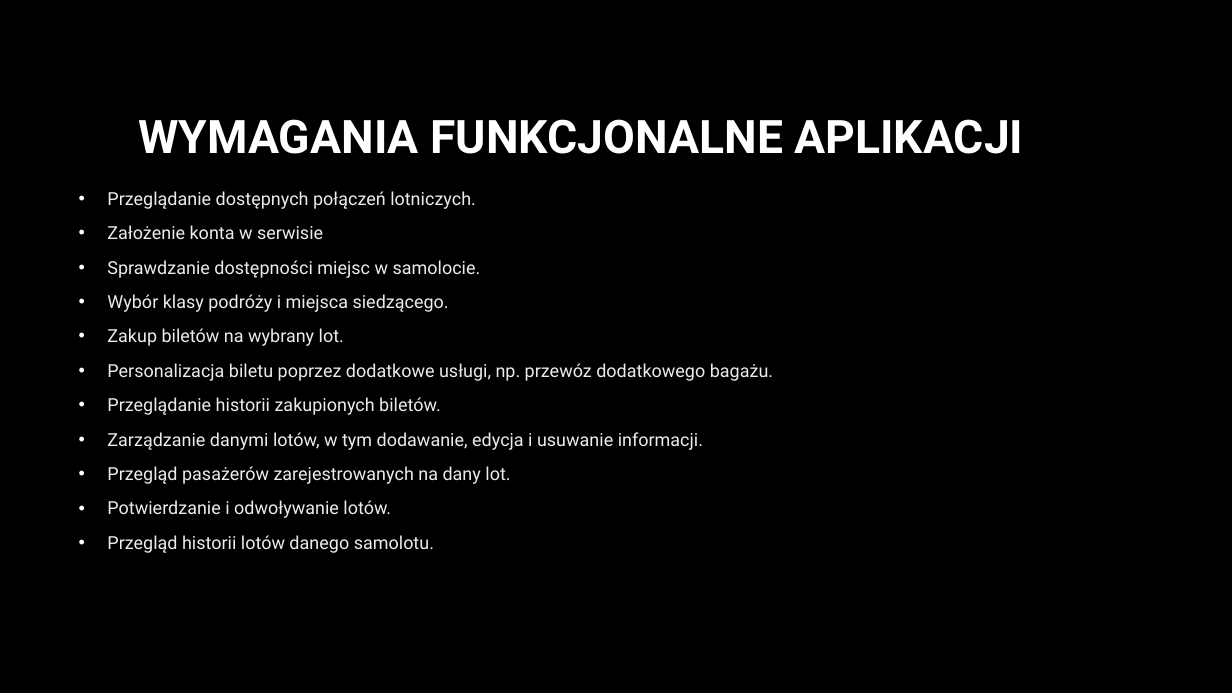
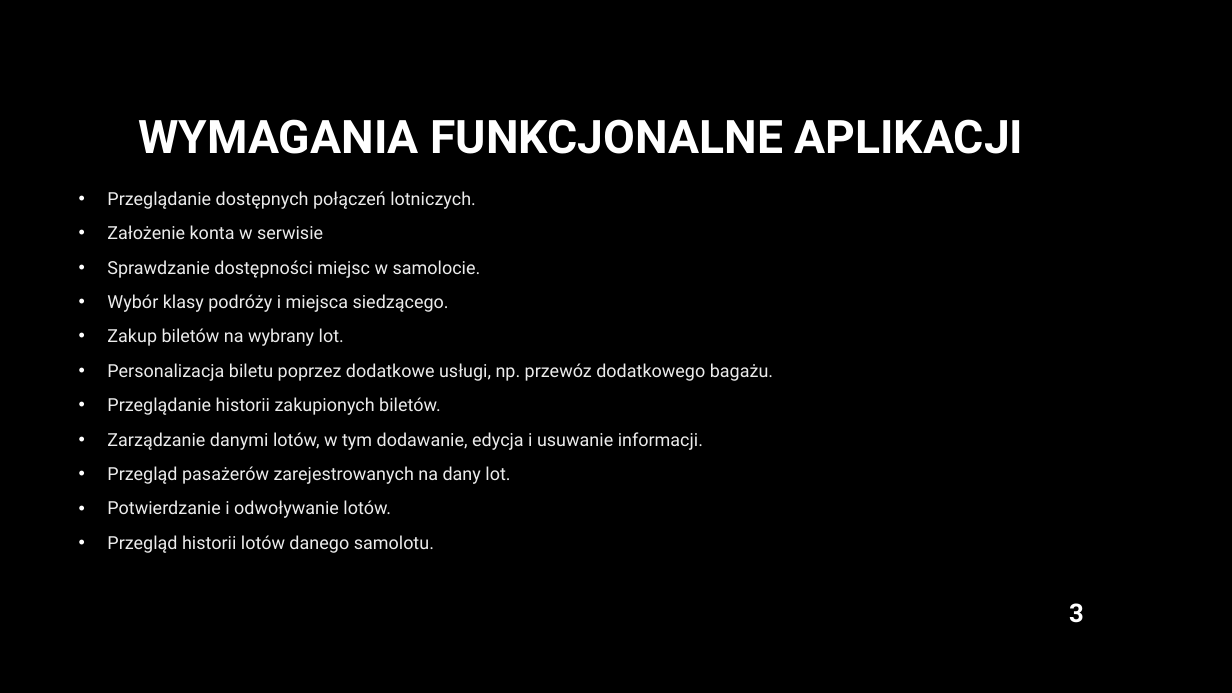
Before and after one commit to JakubDulewicz/Projekt-TAIB, a slide deck: slide 3 of Docs/Prezentacja etap 1 TAIIB V1.pptx. Drawn at 1232x693 pixels with LibreOffice and Linux fonts; fonts in the diff are those of the drawing; background and template pictures are left out. Boxes give left, top, right and bottom in pixels: in the first picture for what was removed or moved away, otherwise in the second. Text is boxed around its words. In the diff, an @@ line names an element or a change of style, - is before the commit and + after.

```diff
--- a/Docs/Prezentacja etap 1 TAIIB V1.pptx
+++ b/Docs/Prezentacja etap 1 TAIIB V1.pptx
@@ page number added at box(1069, 603, 1084, 623), 20 pt, text #FFFFFF, bold @@
+3
```
Also in this commit, not shown: 4 other slides changed.
